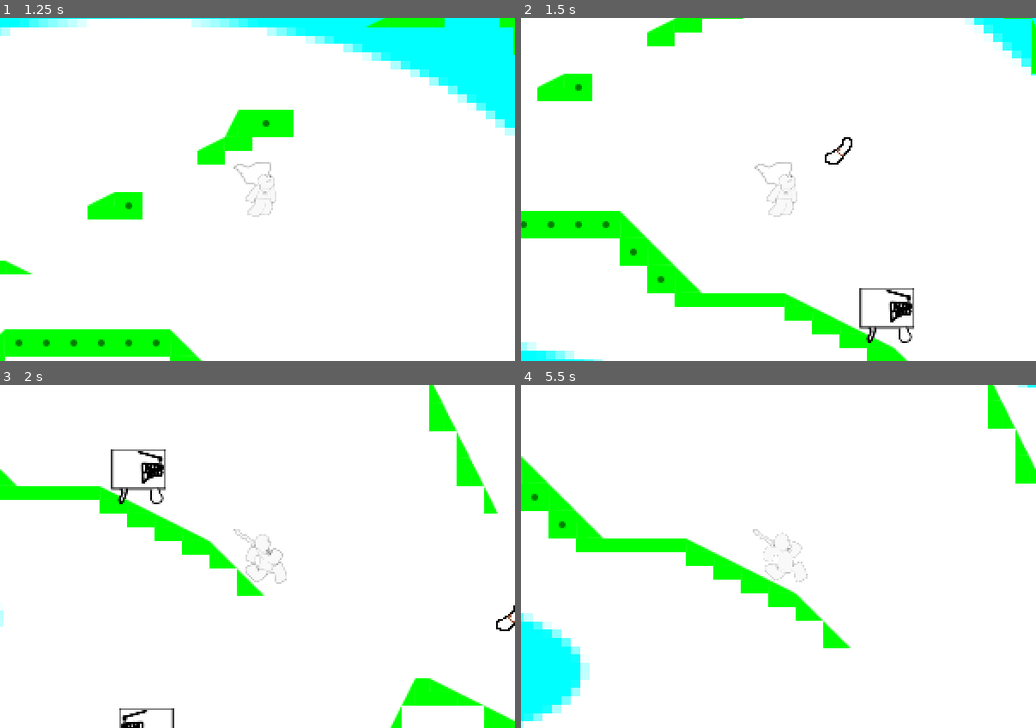
Above: before the commit, frames 1-4 (two rows, left to right).
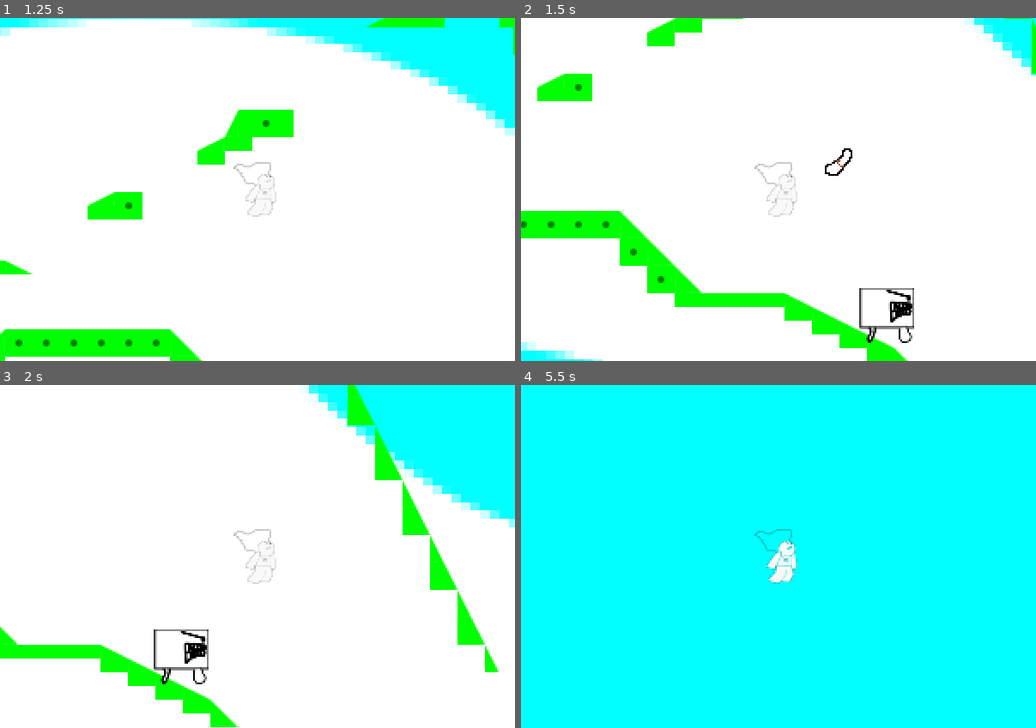
Above: after the commit, the same moments.

Repository: Sethoods/Tie-Dye
Game: Godot game, scene res://scenes/mylevel.tscn
Two runs of this game, one before a commit and one after it. Both use one fixed random seed, a clock stepped at 60 frames per second and the inputs below.
Inputs:
- Up to frame 1 (1.25 s): hold Right (move_right) from 0.53 s (still down); tap Down (crouch) at 0.6 s; tap Space (jump) at 0.77 s
- Up to frame 2 (1.5 s): keep holding Right (move_right); tap Shift (shoot) at 1.35 s
- Up to frame 3 (2 s): keep holding Right (move_right); tap Space (jump) at 1.52 s
- Up to frame 4 (5.5 s): release Right (move_right) at 2.03 s; hold Left (move_left) 2.03-2.78 s; tap Down (crouch) at 2.1, 3.6, 5.1 s; hold Right (move_right) 2.78-4.28 s; tap Shift (shoot) at 2.85, 4.35 s; tap Space (jump) at 3.02, 3.77, 4.52 s; hold Left (move_left) 4.28-5.03 s; hold Right (move_right) from 5.03 s (still down)

Frame 1 is identical in both runs. In frame 2, 0.2% of the frame differs, in the area x 59-65%, y 34-46%; in frame 3, 20%; in frame 4, 97%, in the area x 0-100%, y 0-100%.

Commit message:
Enemy/Player collisions
Creating functioning collisions between enemy and player

Diff:
--- a/untitled-new-/scenes/boksy.tscn
+++ b/untitled-new-/scenes/boksy.tscn
@@ -22,6 +22,9 @@
 [sub_resource type="CapsuleShape2D" id="CapsuleShape2D_u7pnd"]
 radius = 13.0
 
+[sub_resource type="RectangleShape2D" id="RectangleShape2D_llj3d"]
+size = Vector2(30, 26)
+
 [node name="boksy" type="CharacterBody2D"]
 collision_layer = 4
 script = ExtResource("1_u7pnd")
@@ -30,9 +33,19 @@
 texture_filter = 1
 sprite_frames = SubResource("SpriteFrames_llj3d")
 
-[node name="CollisionPolygon2D" type="CollisionShape2D" parent="."]
+[node name="GroundCollision" type="CollisionShape2D" parent="."]
 shape = SubResource("CapsuleShape2D_u7pnd")
 
 [node name="RayCastForward" type="RayCast2D" parent="."]
 target_position = Vector2(-20, 0)
 script = ExtResource("3_llj3d")
+
+[node name="EvP collision" type="Area2D" parent="." groups=["Enemy Hitboxes"]]
+collision_layer = 4
+collision_mask = 6
+
+[node name="Unique" type="CollisionShape2D" parent="EvP collision"]
+position = Vector2(0, -3)
+shape = SubResource("RectangleShape2D_llj3d")
+
+[connection signal="area_entered" from="EvP collision" to="." method="_on_ev_p_collision_area_entered"]
--- a/untitled-new-/scenes/mylevel.tscn
+++ b/untitled-new-/scenes/mylevel.tscn
@@ -21,11 +21,11 @@
 [node name="player" parent="." instance=ExtResource("2_ihyw0")]
 position = Vector2(19, -47)
 
-[node name="boksy" parent="." instance=ExtResource("5_51dsx")]
+[node name="boksy" parent="." groups=["Enemy Hitboxes"] instance=ExtResource("5_51dsx")]
 position = Vector2(130, 26)
 
-[node name="boksy2" parent="." instance=ExtResource("5_51dsx")]
+[node name="boksy2" parent="." groups=["Enemy Hitboxes"] instance=ExtResource("5_51dsx")]
 position = Vector2(-11, 163)
 
-[node name="boksy3" parent="." instance=ExtResource("5_51dsx")]
+[node name="boksy3" parent="." groups=["Enemy Hitboxes"] instance=ExtResource("5_51dsx")]
 position = Vector2(1107, -927)
--- a/untitled-new-/scenes/p1.tscn
+++ b/untitled-new-/scenes/p1.tscn
@@ -87,11 +87,15 @@
 "speed": 5.0
 }]
 
+[sub_resource type="CapsuleShape2D" id="CapsuleShape2D_6u33n"]
+radius = 4.0
+height = 28.0
+
 [node name="player" type="CharacterBody2D"]
 collision_layer = 2
 script = ExtResource("1_vokph")
 
-[node name="CollisionShape2D" type="CollisionShape2D" parent="."]
+[node name="GroundCollision" type="CollisionShape2D" parent="."]
 position = Vector2(1.5, 6)
 shape = SubResource("RectangleShape2D_vokph")
 
@@ -101,8 +105,17 @@
 
 [node name="AnimatedSprite2D" type="AnimatedSprite2D" parent="."]
 sprite_frames = SubResource("SpriteFrames_m008u")
-animation = &"throw"
 
 [node name="Marker2D" type="Marker2D" parent="."]
 position = Vector2(14, -3)
 script = ExtResource("3_6u33n")
+
+[node name="PvE collision" type="Area2D" parent="." groups=["friendly hitbox"]]
+collision_layer = 2
+collision_mask = 6
+
+[node name="CollisionShape2D" type="CollisionShape2D" parent="PvE collision"]
+position = Vector2(2, 1)
+shape = SubResource("CapsuleShape2D_6u33n")
+
+[connection signal="area_entered" from="PvE collision" to="." method="_on_pv_e_collision_area_entered"]
--- a/untitled-new-/scripts/boksy.gd
+++ b/untitled-new-/scripts/boksy.gd
@@ -1,28 +1,59 @@
 extends CharacterBody2D
 
 var speed: float = 100
+var stun_timer : float = 0.0
 var direction: int = 1
 var counter:  bool = false
+var stunned := false
 @onready var tilemap: TileMapLayer = get_node("/root/mylevel/Level_test")
 
 func _physics_process(delta: float) -> void:
 	counter = false
-	velocity.y += get_gravity().y * delta
-	velocity.x = speed * direction
 	floor_max_angle=PI/2.1
 
-	var ahead_cell = tilemap.local_to_map(global_position + Vector2(direction * 8, 0))
+	velocity.y += get_gravity().y * delta
+	if stunned == false:
+		velocity.x = speed * direction
 
-	for i in range(0,3):
-			if tilemap.get_cell_source_id(ahead_cell + Vector2i(0, i)) != -1:
-				counter = true
-				#print(str(counter) + ", air below infront")
-				break
+		var ahead_cell = tilemap.local_to_map(global_position + Vector2(direction * 8, 0))
 
-	#var wall_cell = tilemap.local_to_map(global_position + Vector2(direction * 16, -8))
+		for i in range(0,3):
+				if tilemap.get_cell_source_id(ahead_cell + Vector2i(0, i)) != -1:
+					counter = true
+					#print(str(counter) + ", air below infront")
+					break
 
-	if counter != true or $RayCastForward.is_colliding():
-		scale.x *= -1
-		direction *= -1
+		#var wall_cell = tilemap.local_to_map(global_position + Vector2(direction * 16, -8))
+
+		if counter != true or $RayCastForward.is_colliding():
+			scale.x *= -1
+			direction *= -1
+	elif stunned:
+		stun_timer -= delta
+		if stun_timer <= 0:
+			print(self, "no longer stun")
+			stunned = false
+			stun_timer = 0.5
 
 	move_and_slide()
+
+
+
+func _on_ev_p_collision_area_entered(area: Area2D) -> void:
+	if not area.is_in_group("friendly hitbox"):
+			return
+
+	print("collided with", area)
+	var enemshape : Shape2D=  $"EvP collision/Unique".shape
+	var pshape : Shape2D =area.get_node("CollisionShape2D").shape
+
+	var enem_top : float = global_position.y - enemshape.size.y / 2
+	var player_bottom: float = area.global_position.y + (pshape.height + pshape.radius * 2) / 2
+
+	if enem_top < player_bottom:
+		print("stunned ", self.name)
+		velocity = Vector2(0, 100)
+		stunned = true
+		stun_timer = 3.0
+	else:
+		direction *= -1
--- a/untitled-new-/scripts/p_1.gd
+++ b/untitled-new-/scripts/p_1.gd
@@ -41,6 +41,27 @@
 	player_proj.player = self
 	get_parent().add_child(player_proj)
 	player_proj.global_position = $Marker2D.global_position
+
+func _on_pv_e_collision_area_entered(area: Area2D) -> void:
+	if not area.is_in_group("Enemy Hitboxes"):
+		return
+
+	var pshape : Shape2D = $"PvE collision/CollisionShape2D".shape
+	var enemshape : Shape2D= area.get_node("Unique").shape
+
+	var enem_top : float = global_position.y - enemshape.size.y / 2
+	var player_bottom: float = area.global_position.y - (pshape.height + pshape.radius * 2) / 2
+
+	if not rolling:
+		if player_bottom > enem_top:
+			velocity.y = -300
+			print("YES!")
+		else:
+			velocity += Vector2(-direction*250*((accel+1)/1.5), -300)
+			accel = 0
+			print("ouch")
+	else:
+		print("slide")
 
 func _physics_process(delta: float) -> void:
 	floor_snap_length = 30 if rolling else 5
--- a/untitled-new-/scripts/paper.gd
+++ b/untitled-new-/scripts/paper.gd
@@ -8,9 +8,9 @@
 
 func _ready() -> void:
 	if player.direction >= 0:
-		base_velocity = Vector2(250, -150)
+		base_velocity = Vector2(250, -100)
 	else:
-		base_velocity = Vector2(-250, -150)
+		base_velocity = Vector2(-250, -100)
 	velocity += player.velocity + base_velocity
 	print(velocity)
 
Not shown: 1 places in untitled-new-/scenes/boksy.tscn that only renumber resources
Not shown: 1 places in untitled-new-/scenes/p1.tscn that only renumber resources
